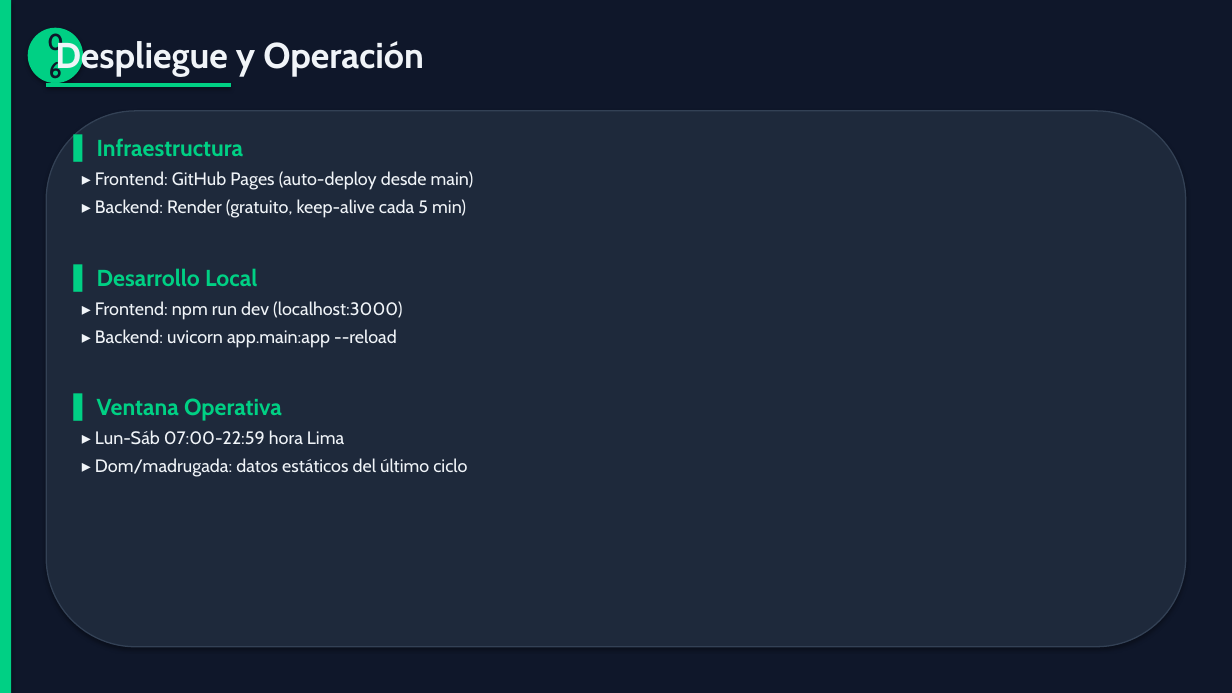
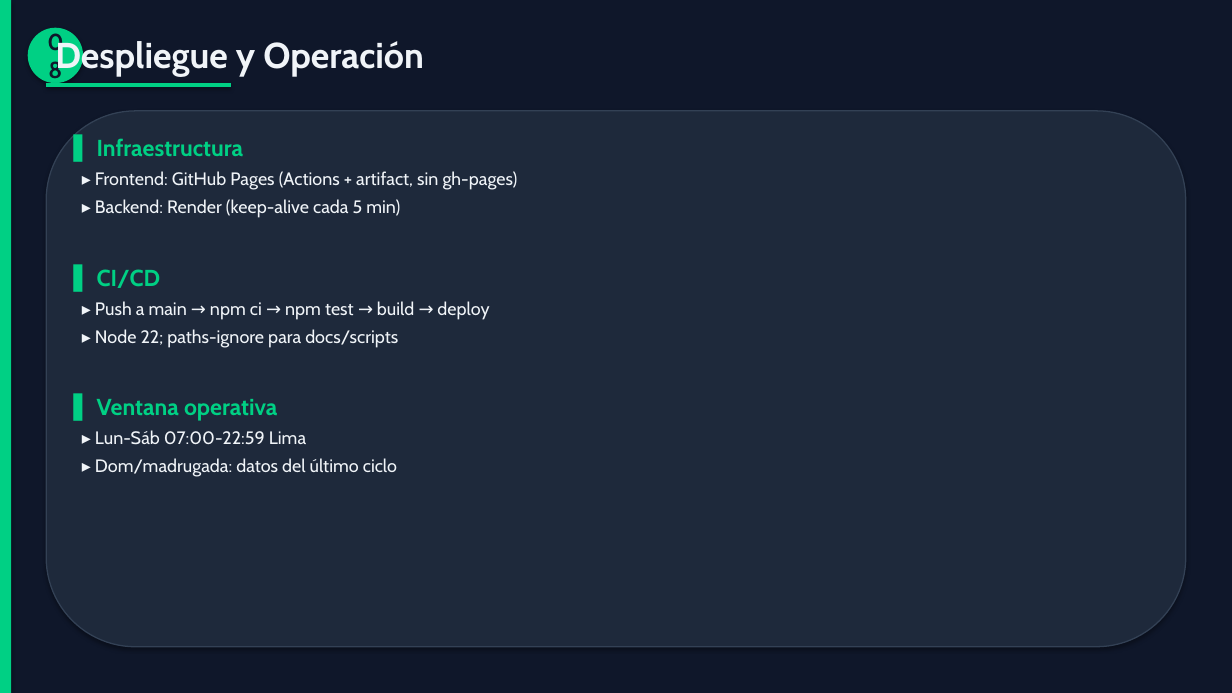
Before and after one commit to carloscus/g360-stock-reporter, a slide deck: slide 10 of scripts/StockPulse_Manual_Tecnico.pptx (slide 8 before the commit). Drawn at 1232x693 pixels with LibreOffice and Linux fonts; fonts in the diff are those of the drawing. Boxes give left, top, right and bottom in pixels: in the first picture for what was removed or moved away, otherwise in the second. Text is boxed around its words. In the diff, an @@ line names an element or a change of style, - is before the commit and + after.

Commit message:
docs: actualizar manual tecnico (12 slides) al estado actual
- Estado y Alertas como modulos separados; arbol 3 niveles y worklist
- Busqueda avanzada multi-select y compartir SKU/VES con respaldo
- Jerarquia completa VES/129/40/121/92/122 y perfiles XLSX
- Acceso local simulado y CI/CD con tests (Node 22, Actions + artifact)

```diff
--- a/scripts/StockPulse_Manual_Tecnico.pptx
+++ b/scripts/StockPulse_Manual_Tecnico.pptx
@@ text in ellipse at (x1=28, y1=28, x2=83, y2=83): text changed @@
-06
+08
@@ text at (x1=95, y1=171, x2=518, y2=477): text changed @@
-▸ Frontend: GitHub Pages (auto-deploy desde main)
-▸ Backend: Render (gratuito, keep-alive cada 5 min)
-▌ Desarrollo Local
-▸ Frontend: npm run dev (localhost:3000)
-▸ Backend: uvicorn app.main:app --reload
-▌ Ventana Operativa
-▸ Lun-Sáb 07:00-22:59 hora Lima
-▸ Dom/madrugada: datos estáticos del último ciclo
+▸ Frontend: GitHub Pages (Actions + artifact, sin gh-pages)
+▸ Backend: Render (keep-alive cada 5 min)
+▌ CI/CD
+▸ Push a main → npm ci → npm test → build → deploy
+▸ Node 22; paths-ignore para docs/scripts
+▌ Ventana operativa
+▸ Lun-Sáb 07:00-22:59 Lima
+▸ Dom/madrugada: datos del último ciclo
```
Also in this commit, not shown: 3 other slides changed, 4 slides added, 2 slides removed, 1 other file.
